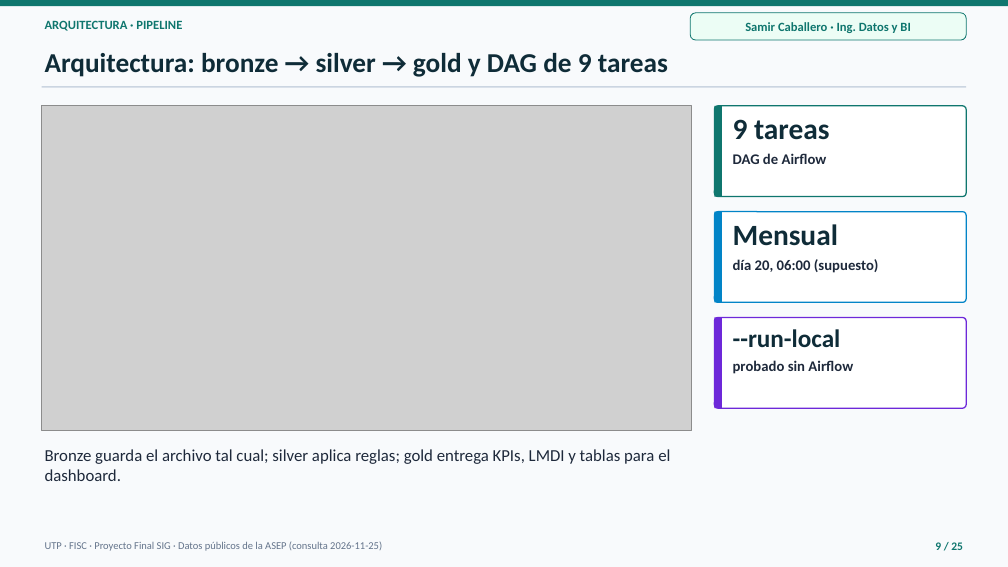
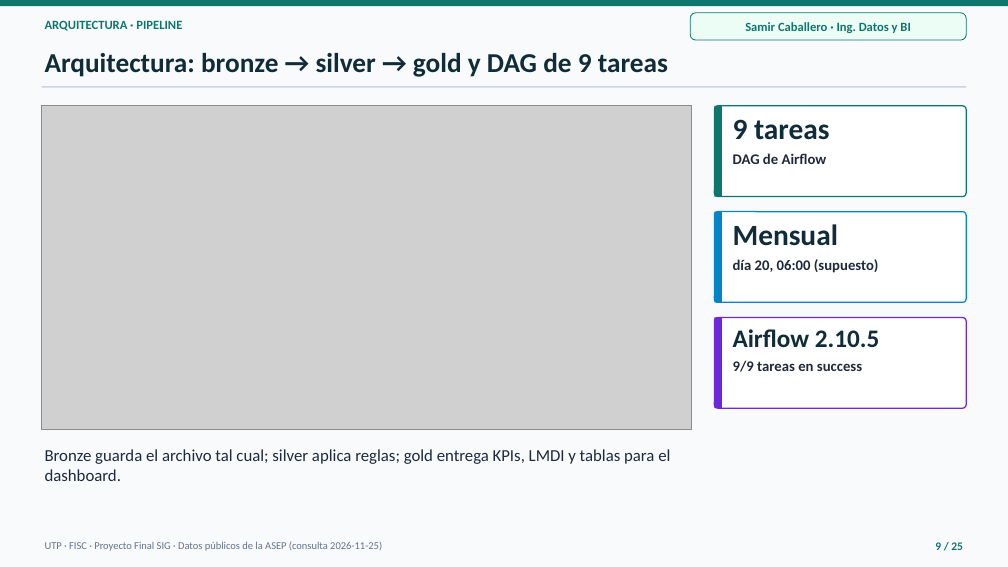
Before and after one commit to Samycaballero/sig-distribuidoras-asep, a slide deck: slide 9 of presentacion/Presentacion_SIG_Distribuidoras_ASEP.pptx. Drawn at 1008x567 pixels with LibreOffice and Linux fonts; fonts in the diff are those of the drawing; grey boxes stand for pictures. Boxes give left, top, right and bottom in pixels: in the first picture for what was removed or moved away, otherwise in the second. Text is boxed around its words. In the diff, an @@ line names an element or a change of style, - is before the commit and + after.

```diff
--- a/presentacion/Presentacion_SIG_Distribuidoras_ASEP.pptx
+++ b/presentacion/Presentacion_SIG_Distribuidoras_ASEP.pptx
@@ text at (733,329,880,347): text changed @@
---run-local
+Airflow 2.10.5
@@ text at (733,360,862,372): text changed @@
-probado sin Airflow
+9/9 tareas en success
```
Also in this commit, not shown: 4 other slides changed, 40 other files.
